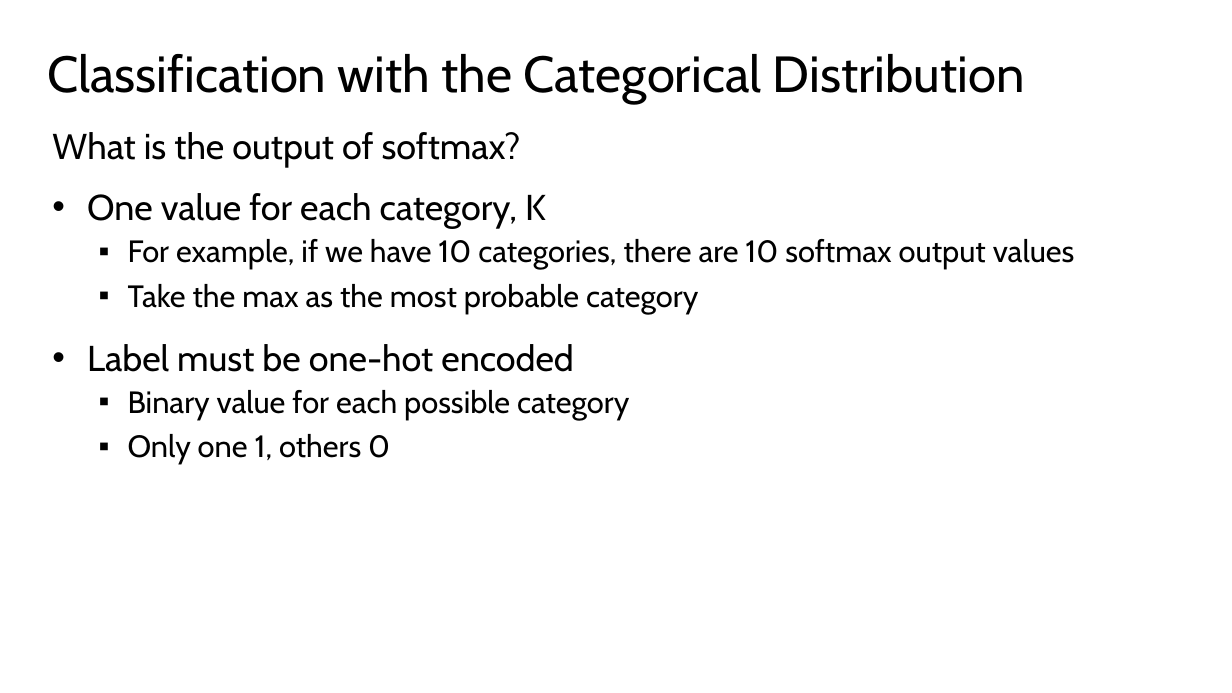
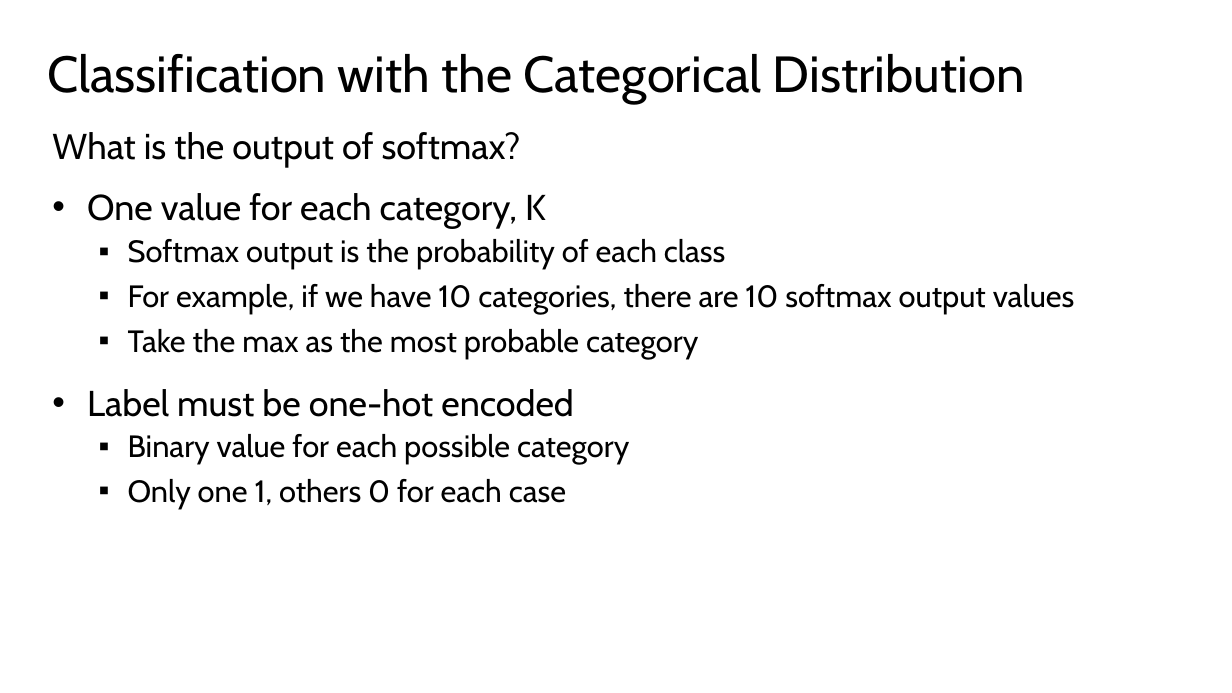
Before and after one commit to StephenElston/CSCI-E25, a slide deck: slide 31 of Slides/4_MachineLearningForCV.pptx. Drawn at 1232x693 pixels with LibreOffice and Linux fonts; fonts in the diff are those of the drawing. Boxes give left, top, right and bottom in pixels: in the first picture for what was removed or moved away, otherwise in the second. Text is boxed around its words. In the diff, an @@ line names an element or a change of style, - is before the commit and + after.

```diff
--- a/Slides/4_MachineLearningForCV.pptx
+++ b/Slides/4_MachineLearningForCV.pptx
@@ text at (128,239,726,269): paragraph added @@
+  ▪ Softmax output is the probability of each class
@@ text at (128,479,566,509): text changed @@
-  ▪ Only one 1, others 0
+  ▪ Only one 1, others 0 for each case
```
Also in this commit, not shown: 18 other slides changed, 2 slides added, 1 other file.
